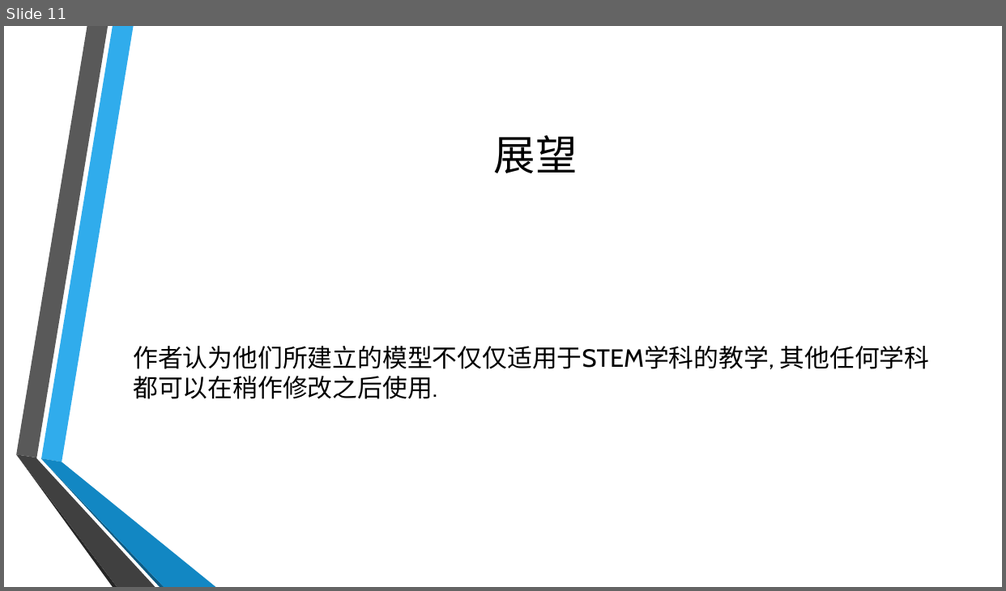
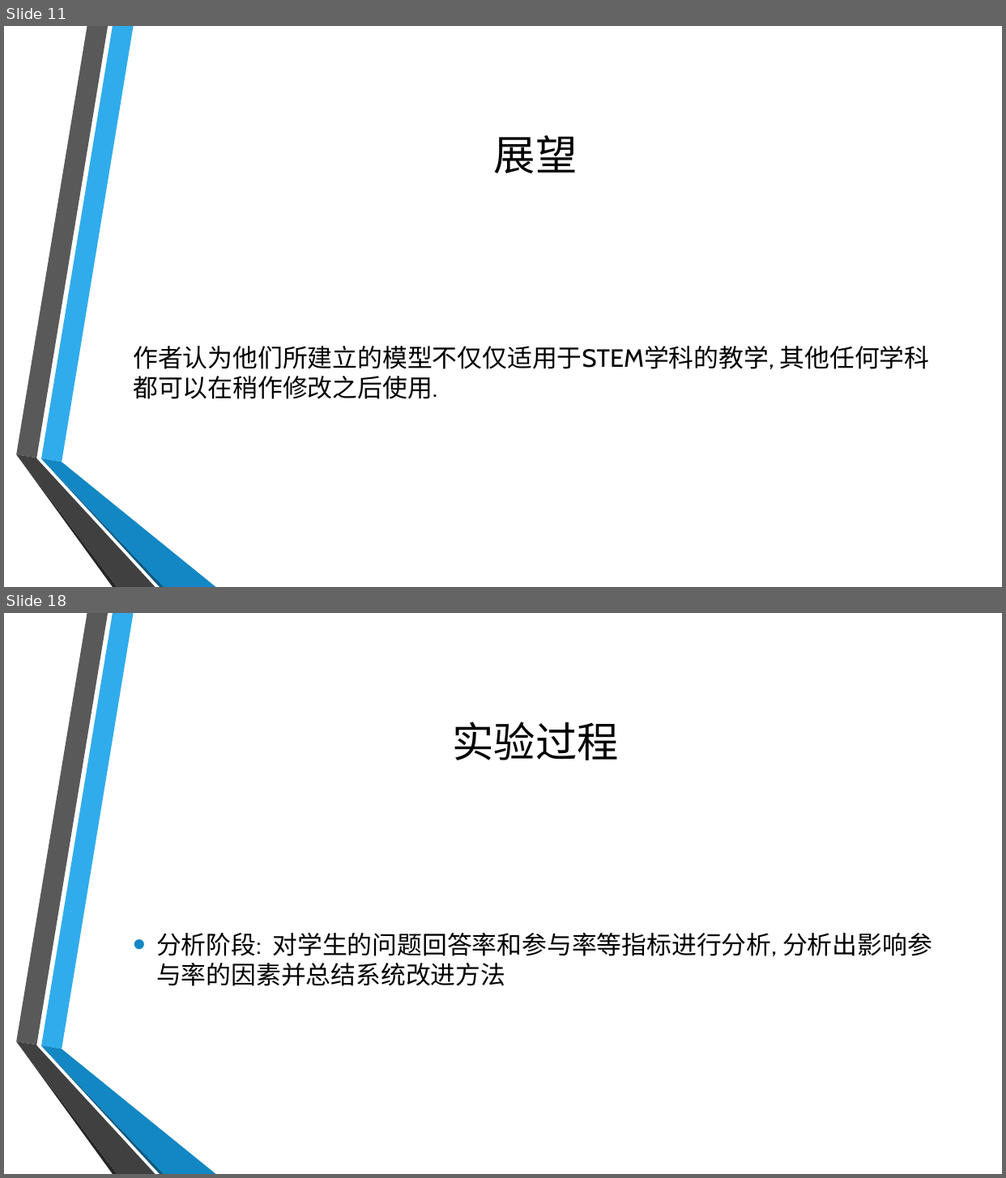
Before and after one commit to twesix/paper-notes, a slide deck: 201905/5-25分享.pptx. Shown one above the other, each under a label of ours: slide 11 before the commit, slides 11 and 18 after it; the slides between them are not shown. The pictures are 1006x591 and 1006x1178 pixels, drawn with LibreOffice and Linux fonts; fonts in the diff are those of the drawing; background and template pictures are left out. Boxes give left, top, right and bottom in pixels: in the first picture for what was removed or moved away, otherwise in the second. Text is boxed around its words. In the diff, an @@ line names an element or a change of style, - is before the commit and + after.

```diff
--- a/201905/5-25分享.pptx
+++ b/201905/5-25分享.pptx
@@ slide 18 added at (4,613,1002,1174), background picture (left out); not listed: 6 template elements that a slide beside it also shows @@
@@ title added at (453,722,619,760), 40 pt, text #000000 @@
+实验过程
@@ text added at (156,933,932,986), 24 pt, text #000000 @@
+• 分析阶段: 对学生的问题回答率和参与率等指标进行分析, 分析出影响参与率的因素并总结系统改进方法
```
Also in this commit, not shown: 1 slide changed, 7 other slides added, 2 other files.
